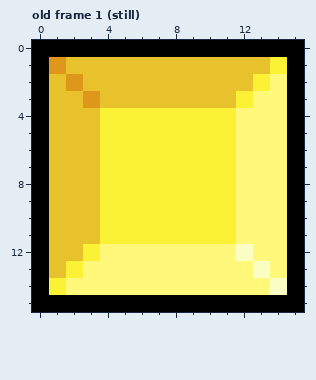
Two states of a pixel-art file, Assets/Aseprite/yellow.aseprite. Above, as it was before the edit.
16x16 pixels, 15 frames. Pixels under 10% opacity are left out. Shown: old frame 1 (still). The commit also changed other frames, which this record leaves out.
And afterwards:
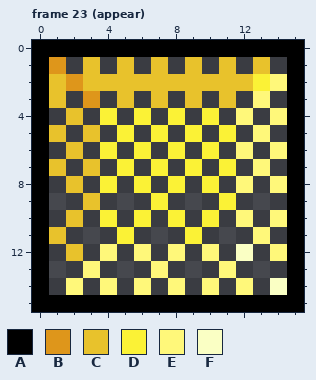
Palette (. is transparent): A #000000  B #de961b  C #e8c22c  D #fbf236  E #fff87a  F #faffc4
A new or re-ordered frame is compared with the old frame closest to it.
The exact change:
frames 15 -> 31
layer "background" removed
layer "gem" removed
--- frame 23 (appear) is new; against old frame 1 (still)
@@ x 0..15 @@
  0 AAAAAAAAAAAAAAAA
- 1 ABCCCCCCCCCCCCDA
+ 1 AB.C.C.C.C.C.C.A
  2 ACBCCCCCCCCCCDEA
- 3 ACCBCCCCCCCCDEEA
- 4 ACCCDDDDDDDDEEEA
- 5 ACCCDDDDDDDDEEEA
- 6 ACCCDDDDDDDDEEEA
- 7 ACCCDDDDDDDDEEEA
- 8 ACCCDDDDDDDDEEEA
- 9 ACCCDDDDDDDDEEEA
-10 ACCCDDDDDDDDEEEA
-11 ACCCDDDDDDDDEEEA
-12 ACCDEEEEEEEEFEEA
-13 ACDEEEEEEEEEEFEA
-14 ADEEEEEEEEEEEEFA
+ 3 AC.B.C.C.C.C.E.A
+ 4 A.C.D.D.D.D.E.EA
+ 5 AC.C.D.D.D.D.E.A
+ 6 A.C.D.D.D.D.E.EA
+ 7 AC.C.D.D.D.D.E.A
+ 8 A.C.D.D.D.D.E.EA
+ 9 A..C...D...D...A
+10 A.C.D.D.D.D.E.EA
+11 AC...D...D...E.A
+12 A.C.E.E.E.E.F.EA
+13 A..E...E...E...A
+14 A.E.E.E.E.E.E.FA
 15 AAAAAAAAAAAAAAAA
Where, in picture pixels (left, top, right, bottom), the same in both pictures:
erased: (49, 57, 287, 295)
